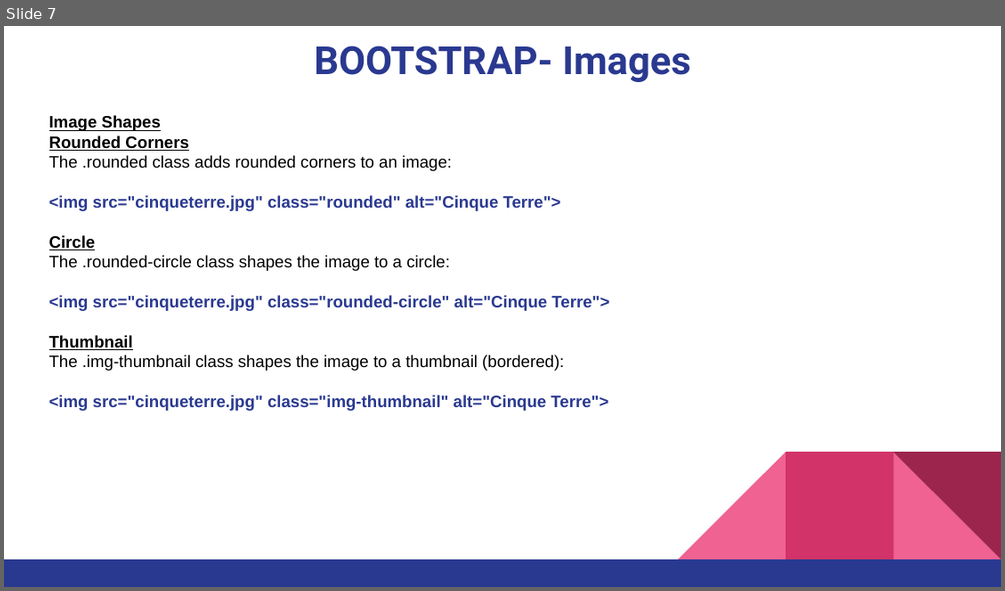
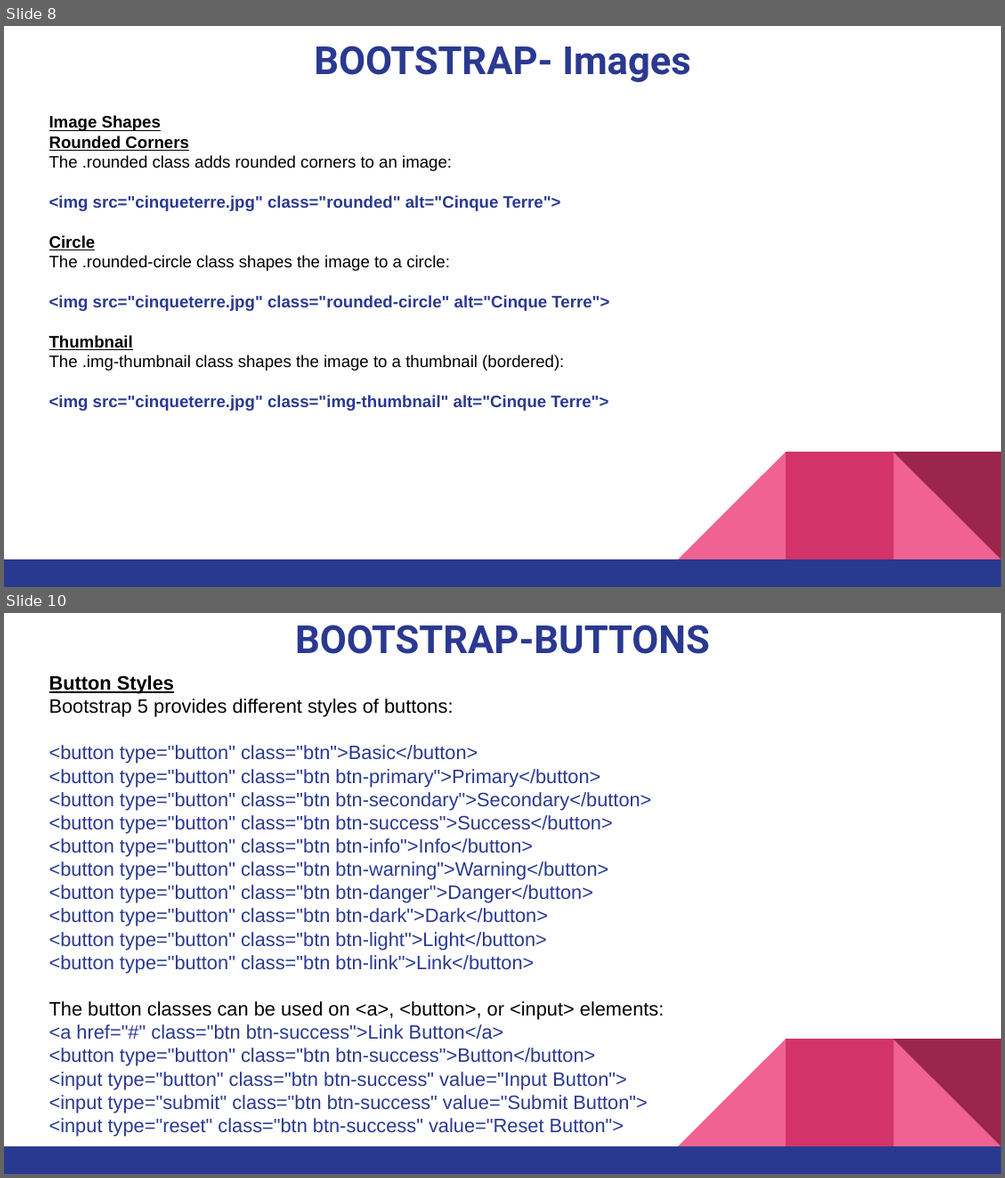
Before and after one commit to pnytrainingrepo/Webdevelopment, a slide deck: Bootstrap.pptx. Shown one above the other, each under a label of ours: slide 7 before the commit, slides 8 and 10 after it; the slides between them are not shown. The pictures are 1005x591 and 1005x1178 pixels, drawn with LibreOffice and Linux fonts; fonts in the diff are those of the drawing. Boxes give left, top, right and bottom in pixels: in the first picture for what was removed or moved away, otherwise in the second. Text is boxed around its words. In the diff, an @@ line names an element or a change of style, - is before the commit and + after.

```diff
--- a/Bootstrap.pptx
+++ b/Bootstrap.pptx
@@ slide 10 added at box(4, 613, 1001, 1174), background #FFFFFF; not listed: 5 template elements that a slide beside it also shows @@
@@ title added at box(295, 625, 710, 654), 28 pt, text #2A3990, bold @@
+BOOTSTRAP-BUTTONS
@@ text added at box(49, 675, 664, 1136), 14 pt, text #2A3990 @@
+Button Styles
+Bootstrap 5 provides different styles of buttons:
+<button type="button" class="btn">Basic</button>
+<button type="button" class="btn btn-primary">Primary</button>
+<button type="button" class="btn btn-secondary">Secondary</button>
+<button type="button" class="btn btn-success">Success</button>
+<button type="button" class="btn btn-info">Info</button>
+<button type="button" class="btn btn-warning">Warning</button>
+<button type="button" class="btn btn-danger">Danger</button>
+<button type="button" class="btn btn-dark">Dark</button>
+<button type="button" class="btn btn-light">Light</button>
+<button type="button" class="btn btn-link">Link</button>
+The button classes can be used on <a>, <button>, or <input> elements:
+<a href="#" class="btn btn-success">Link Button</a>
+<button type="button" class="btn btn-success">Button</button>
+<input type="button" class="btn btn-success" value="Input Button">
+<input type="submit" class="btn btn-success" value="Submit Button">
+<input type="reset" class="btn btn-success" value="Reset Button">
@@ what was slide 7 is now slide 8 @@
```
Also in this commit, not shown: 1 slide changed, 10 other slides added, 1 slide removed, 25 other files.
